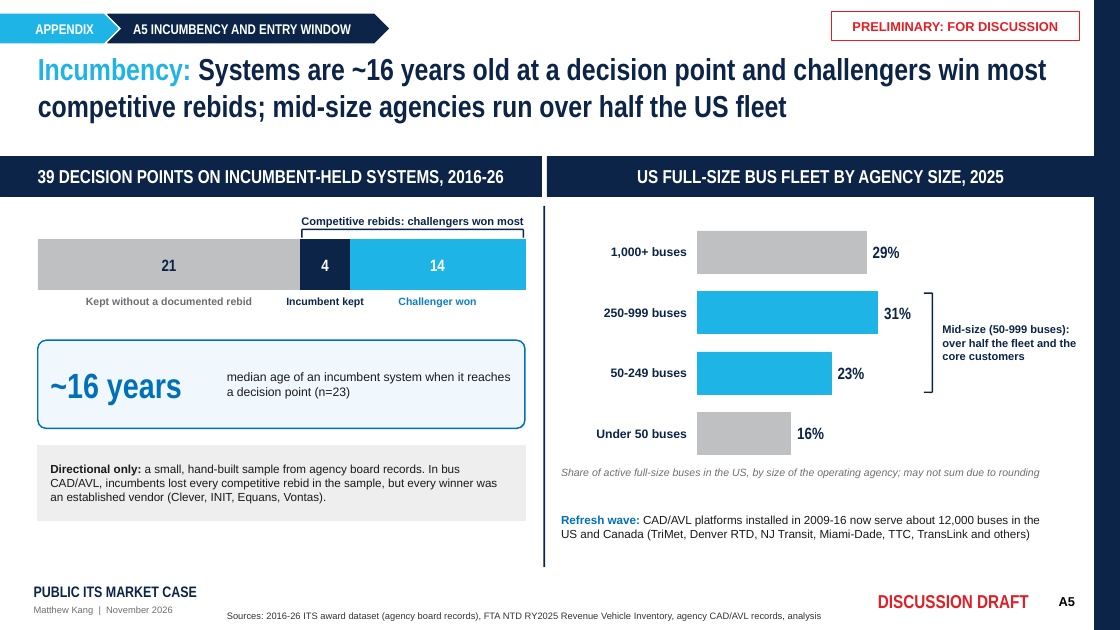
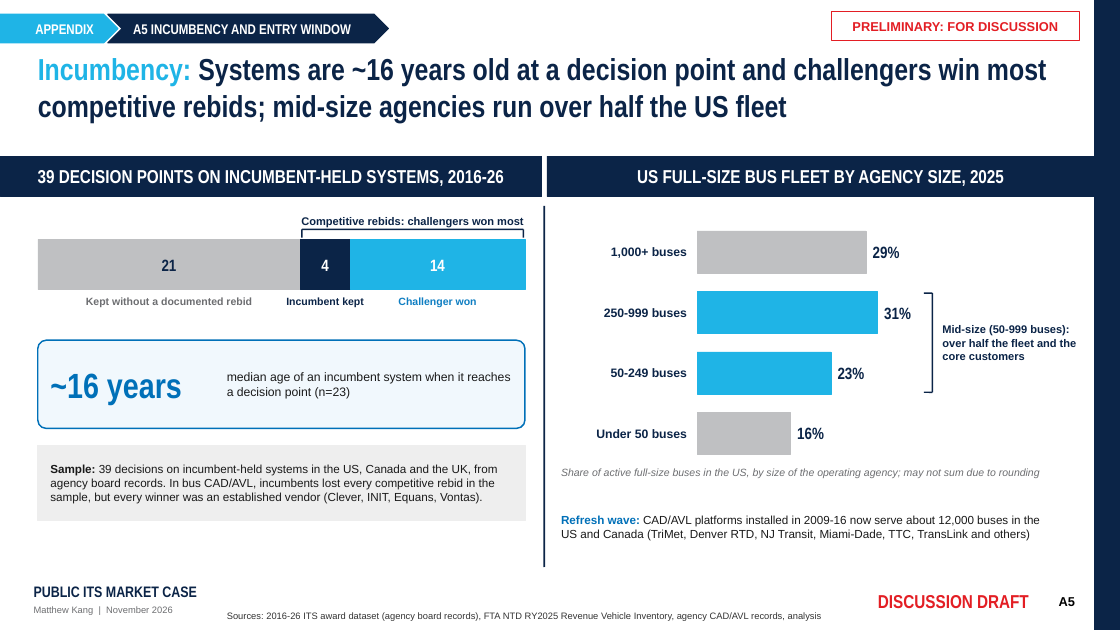
Before and after one commit to matthewkang858/Project-2-, a slide deck: slide 6 of its-market-case/deck/Public_ITS_Market_Case_Appendix.pptx. Drawn at 1120x630 pixels with LibreOffice and Linux fonts; fonts in the diff are those of the drawing. Boxes give left, top, right and bottom in pixels: in the first picture for what was removed or moved away, otherwise in the second. Text is boxed around its words. In the diff, an @@ line names an element or a change of style, - is before the commit and + after.

```diff
--- a/its-market-case/deck/Public_ITS_Market_Case_Appendix.pptx
+++ b/its-market-case/deck/Public_ITS_Market_Case_Appendix.pptx
@@ text at <box>50,464,497,504</box>: text changed @@
-Directional only: a small, hand-built sample from agency board records. In bus CAD/AVL, incumbents lost every competitive rebid in the sample, but every winner was an established vendor (Clever, INIT, Equans, Vontas).
+Sample: 39 decisions on incumbent-held systems in the US, Canada and the UK, from agency board records. In bus CAD/AVL, incumbents lost every competitive rebid in the sample, but every winner was an established vendor (Clever, INIT, Equans, Vontas).
```
Also in this commit, not shown: 1 other slide changed, 5 other files.
